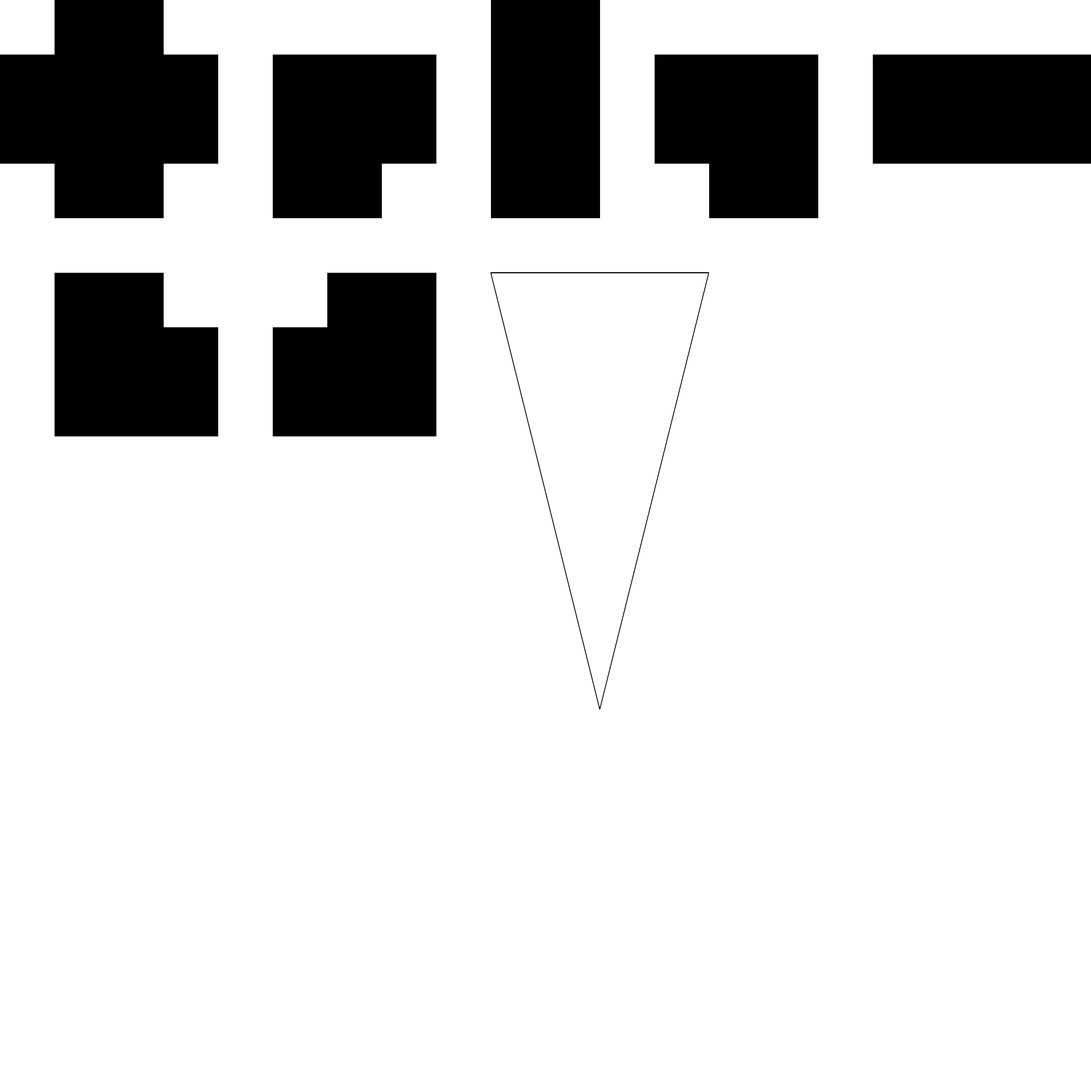
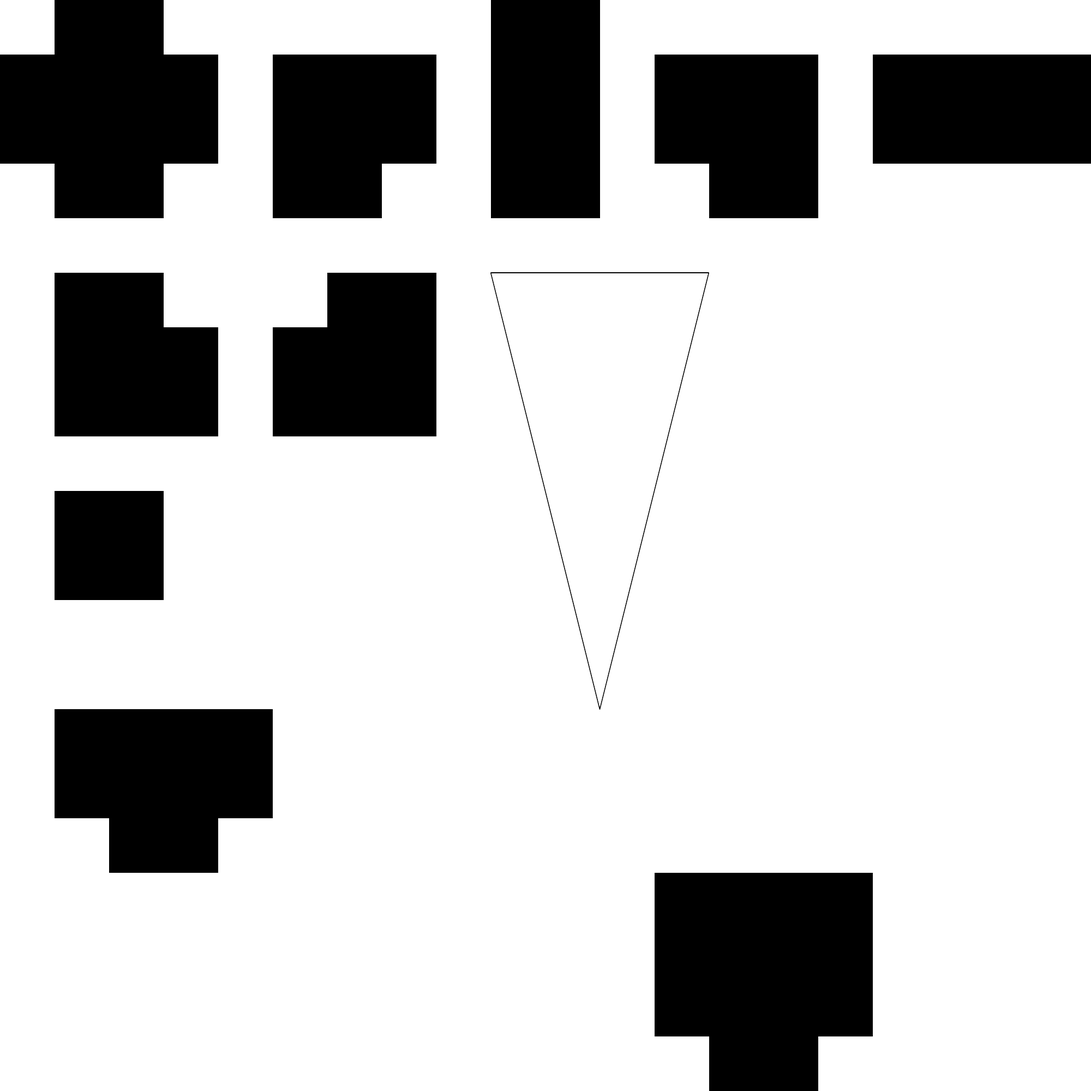
Two versions of the same layered image (w=1091, h=1091). Layer-by-layer changes:
added layer "DeadEndUp" in group "Paths" over bbox(54, 491, 164, 601)
added layer "StartEndRoom" in group "Paths" over bbox(54, 491, 874, 1091)
added layer "T" in group "Paths" over bbox(54, 709, 273, 874)
